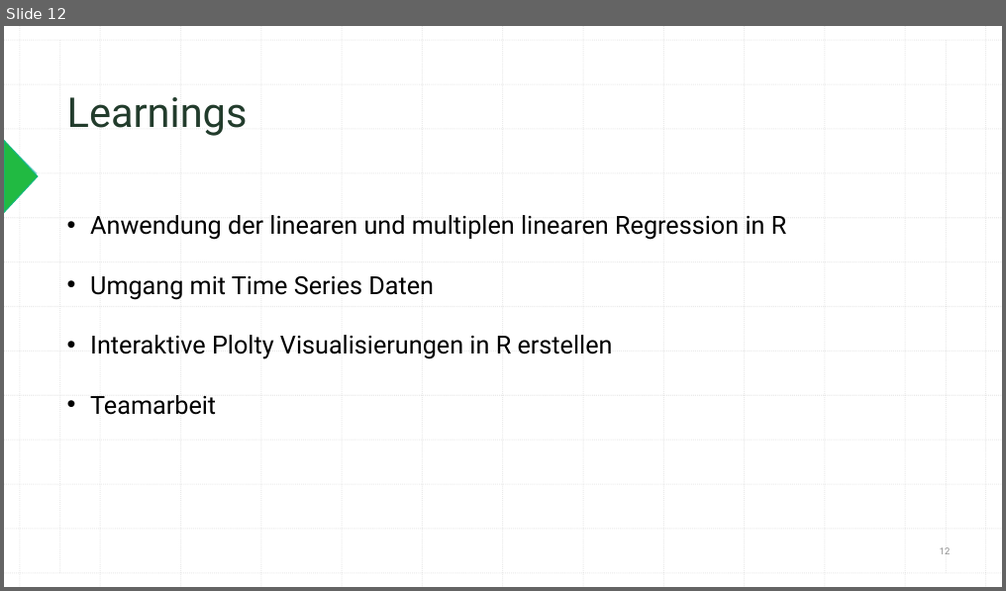
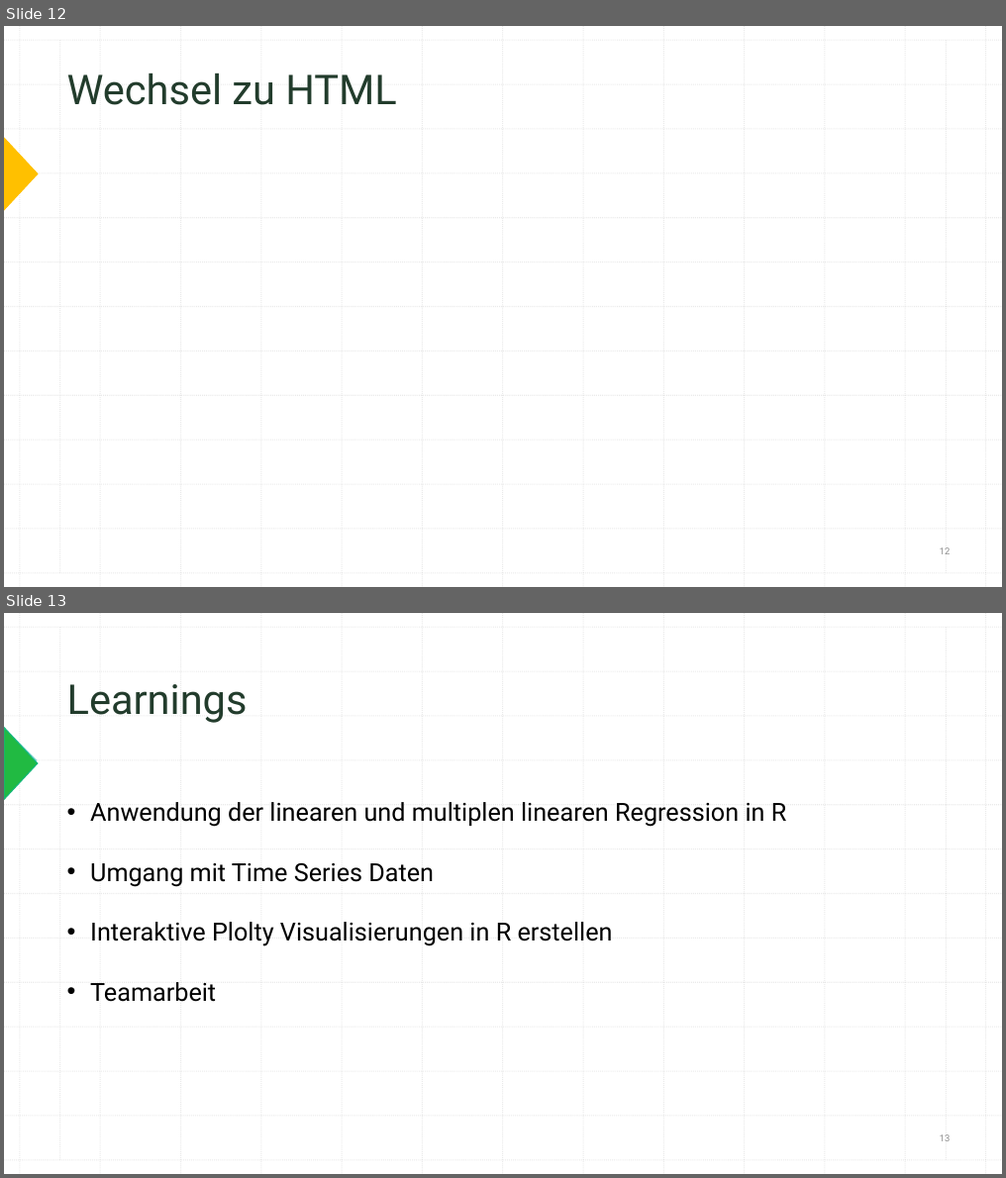
Before and after one commit to 7ben18/Programmieren_in_R, a slide deck: Gruppenarbeit_Praesi/prr_gruppenarbeit.pptx. Shown one above the other, each under a label of ours: slide 12 before the commit, slides 12 and 13 after it. The pictures are 1006x591 and 1006x1178 pixels, drawn with LibreOffice and Linux fonts; fonts in the diff are those of the drawing. Boxes give left, top, right and bottom in pixels: in the first picture for what was removed or moved away, otherwise in the second. Text is boxed around its words. In the diff, an @@ line names an element or a change of style, - is before the commit and + after.

```diff
--- a/Gruppenarbeit_Praesi/prr_gruppenarbeit.pptx
+++ b/Gruppenarbeit_Praesi/prr_gruppenarbeit.pptx
@@ slide 12 added at (x1=4, y1=26, x2=1002, y2=587), background #FFFFFF; not listed: 29 template elements that a slide beside it also shows @@
@@ text added at (x1=67, y1=73, x2=397, y2=105), 39.6 pt, text #223C2C @@
+Wechsel zu HTML
@@ triangle added at (x1=4, y1=138, x2=38, y2=210), fill #FFC000, outline #FFC000 1 pt @@
@@ page number added at (x1=940, y1=548, x2=950, y2=555), 9 pt, text #8C8C8C @@
+12
@@ what was slide 12 is now slide 13 @@
```
Also in this commit, not shown: 1 slide changed.
